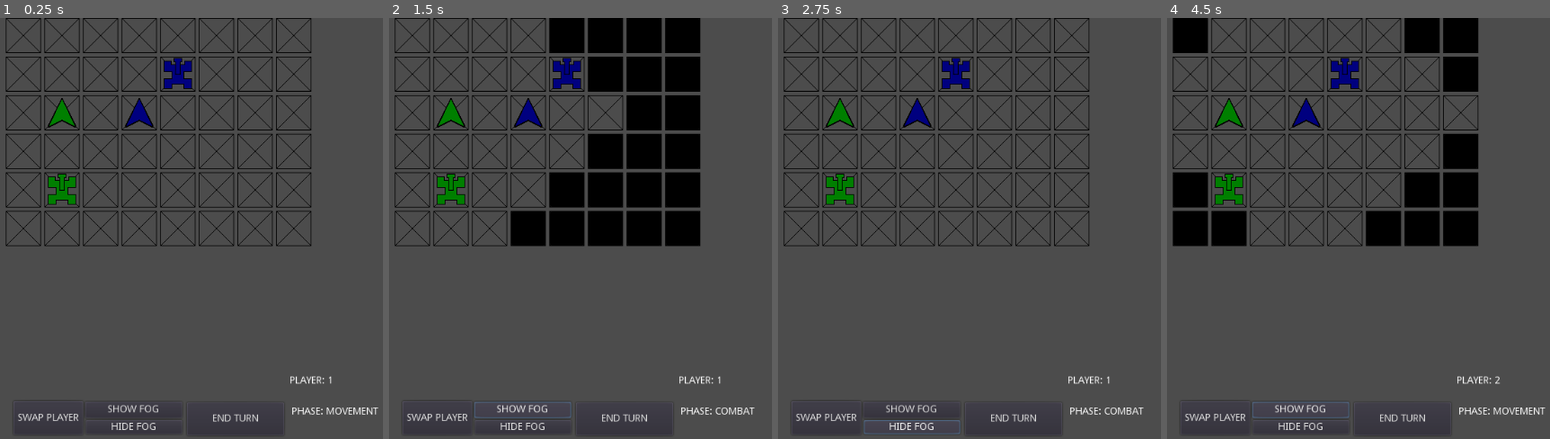
Above: before the commit, frames 1-4 (left to right).
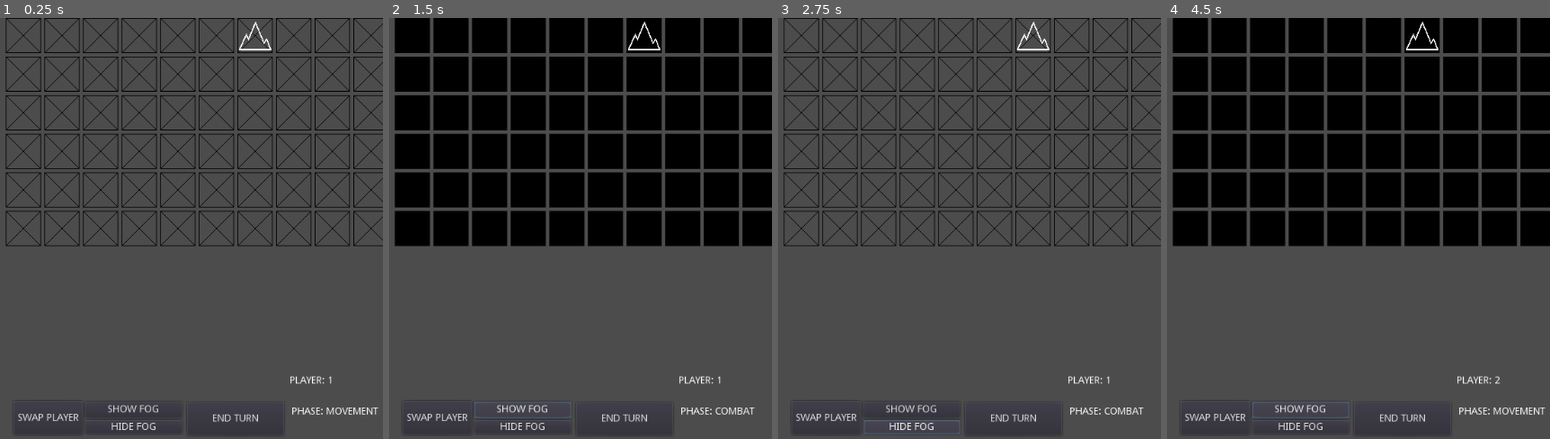
Above: after the commit, the same moments.

Repository: NickCheng0921/Grid
Game: Godot game, scene res://Scenes/Manager.tscn
Same seed, same stepped clock (60 frames per second), same inputs: the game is played once before the commit and once after it. The engine's default icon, where the game draws it, is replaced by a stand-in: a white triangle on a blue panel in a dark square.
Inputs:
- Up to frame 1 (0.25 s): no input
- Up to frame 2 (1.5 s): click "END TURN" at 0.5 s; click "SHOW FOG" at 1.25 s
- Up to frame 3 (2.75 s): click "HIDE FOG" at 2 s
- Up to frame 4 (4.5 s): click "SWAP PLAYER" at 2.75 s; click "END TURN" at 3.5 s; click "SHOW FOG" at 4.25 s

The runs differ from the first frame. In frame 1, 2.7% of the frame differs, in the area x 12-100%, y 0-55%; in frame 2, 28%; in frame 3, 2.7%; in frame 4, 33%, in the area x 1-100%, y 0-55%.

Commit message:
Terrain added

Diff:
--- a/Scenes/Tile.tscn
+++ b/Scenes/Tile.tscn
@@ -1,13 +1,19 @@
-[gd_scene load_steps=5 format=2]
+[gd_scene load_steps=6 format=2]
 
 [ext_resource path="res://Assets/Tiles/empty-tile.png" type="Texture" id=1]
 [ext_resource path="res://Scripts/Tile.gd" type="Script" id=2]
 [ext_resource path="res://Assets/icon.png" type="Texture" id=3]
+[ext_resource path="res://Assets/Tiles/mountain.png" type="Texture" id=4]
 
 [sub_resource type="RectangleShape2D" id=1]
 
 [node name="Tile" type="Area2D"]
 script = ExtResource( 2 )
+
+[node name="Terrain" type="Sprite" parent="."]
+visible = false
+z_index = 2
+texture = ExtResource( 4 )
 
 [node name="Fog" type="Sprite" parent="."]
 visible = false
--- a/Scripts/Board.gd
+++ b/Scripts/Board.gd
@@ -6,14 +6,16 @@
 }
 
 const degreesOfFreedom = 1
-export (int) var grid_width = 8
-export (int) var grid_height = 8
+export (int) var grid_width = 16
+export (int) var grid_height = 16
 export var offset = 55
 const dirUnitVecs = [Vector2(0, 1), Vector2(1, 0), Vector2(0, -1), Vector2(-1, 0)]
 
 var Units
 var playerFogView = 1
 var currTile = null
+var Map
+var terrainArr
 var Tile = load("res://Scenes/Tile.tscn")
 var pColors = [Color(0, .5, 0), Color(0, 0, .5)]
 
@@ -34,9 +36,9 @@
 var nodeArr = []
 var unitArr = []
 
-var unitLocations = [Vector2(2, 2), Vector2(2, 4), Vector2(4, 4), Vector2(5, 5)]
-var unitOwners    = [1, 1, 2, 2] #2 players
-var unitType      = [2, 1, 1, 2]
+var unitLocations = [] #[Vector2(2, 2), Vector2(2, 4), Vector2(4, 4), Vector2(5, 5)]
+var unitOwners    = [] #[1, 1, 2, 2] #2 players
+var unitType      = [] #[2, 1, 1, 2]
 var unitHealth    = []
 var unitDirections = [] # 0, 1, 2, 3 -> N, E, S, W
 var unitMovements =  {} #0th element in array is unit 1 here
@@ -46,7 +48,12 @@
 func _ready():
 	Units = load("res://Scripts/Units.gd")
 	basicTimerScript = load("res://Scripts/BasicTimer.gd")
+	Map = load("res://Scripts/Maps.gd")
 	draw_grid()
+	draw_terrain()
+	setupMatch()
+
+func setupMatch():
 	draw_units()
 	for p in range(len(unitLocations)):
 		unitMovements[str(p+1)] = []
@@ -91,7 +98,7 @@
 
 func walk(pos): #check if piece can walk onto specified location
 	var moveDist = abs(pos.x - currPieceLoc.x) + abs(pos.y - currPieceLoc.y)
-	if moveDist > 1:
+	if moveDist > 1 || (pos in terrainArr):
 		return false
 	for uk in unitMovements.keys():
 		#only check movement w same team, enemy collision resolves during timeout function
@@ -113,6 +120,11 @@
 		return false
 	unitAttacks[currPiece] = pos
 	return true
+
+func draw_terrain():
+	terrainArr = Map.getTerrain()
+	for t in terrainArr:
+		nodeArr[(t.x-1) * grid_height + (t.y-1)].showTerrain()
 
 func draw_units():
 	var count = 1
--- /dev/null
+++ b/Scripts/Maps.gd
@@ -0,0 +1,9 @@
+extends Node
+
+
+const terrain_array = [
+	Vector2(7, 7), Vector2(6, 7), Vector2(7, 6)
+]
+
+static func getTerrain():
+	return terrain_array
--- a/Scripts/Tile.gd
+++ b/Scripts/Tile.gd
@@ -116,3 +116,6 @@
 		$Fog.show()
 	else:
 		$Fog.hide()
+
+func showTerrain():
+	$Terrain.show()
Binary file added: Assets/Tiles/mountain.png
Not shown, added: Assets/Tiles/mountain.png.import
